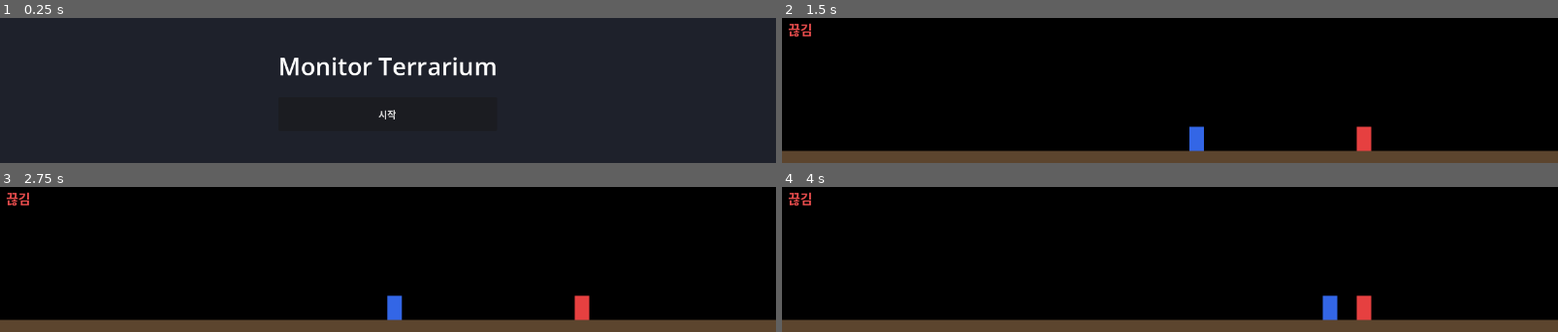
Above: before the commit, frames 1-4 (two rows, left to right).
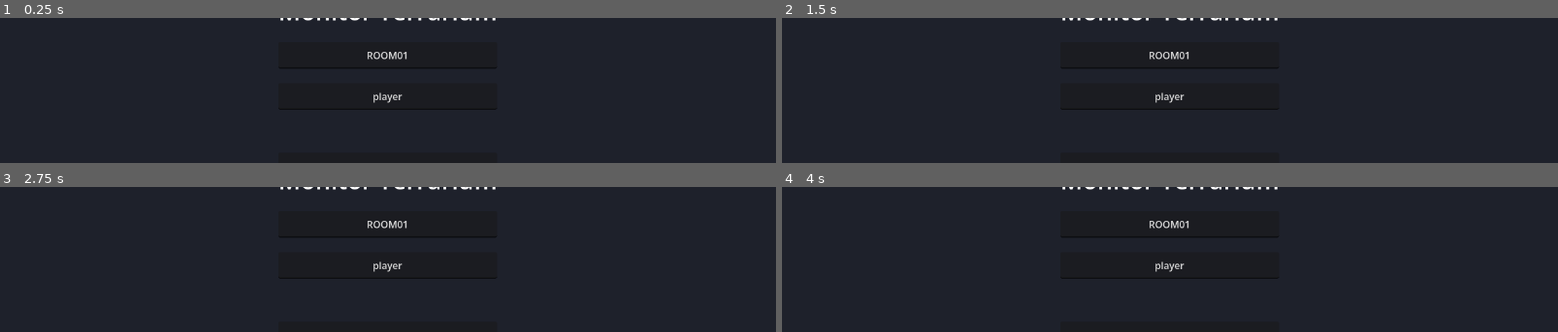
Above: after the commit, the same moments.

Repository: isjkms/Terrarium_Client
Game: Godot game, scene res://menu.tscn
Two runs of this game, one before a commit and one after it. Both use one fixed random seed, a clock stepped at 60 frames per second and the inputs below.
Inputs (mouse positions are in pixels of both pictures, inside the frame that each line leads up to):
- Up to frame 1 (0.25 s): no input
- Up to frame 2 (1.5 s): click (1170, 113) at 0.5 s, where only the run before the commit has a clickable "시작"; tap Enter at 1.25 s; hold Right (ui_right) from 1.28 s (still down); tap T at 1.35 s
- Up to frame 3 (2.75 s): release Right (ui_right) at 2.03 s; hold Left (ui_left) from 2.03 s (still down); tap T at 2.1 s
- Up to frame 4 (4 s): release Left (ui_left) at 2.78 s; hold Right (ui_right) from 2.78 s (still down); tap T at 2.85, 3.6 s

The runs differ from the first frame. In frame 1, 2.2% of the frame differs, in the area x 36-64%, y 0-70%; in frame 2, 99%, in the area x 0-100%, y 0-100%; in frame 3, 99%; in frame 4, 99%.

Commit message:
[CL-022][feat] room code/nickname 입력 UI
https://github.com/isjkms/Terrarium_Client/issues/21

Diff:
--- a/main.gd
+++ b/main.gd
@@ -34,10 +34,8 @@
 var move_dir := 0          # -1=왼, 0=정지, +1=오른
 var facing := "right"      # protocol.md move의 facing 필드
 
-## 서버 연결 (protocol.md). roomId/name은 P0 고정값 (룸/닉네임 UI는 P1).
+## 서버 연결 (protocol.md). roomId/name은 메뉴 입력값(Session) 사용 (CL-022).
 const WS_URL := "ws://13.209.96.232:8080/ws"
-const ROOM_ID := "ROOM01"
-const PLAYER_NAME := "player"
 var _ws := WebSocketPeer.new()
 var _ws_state := WebSocketPeer.STATE_CLOSED
 var _joined := false       # STATE_OPEN 첫 프레임 join 중복 전송 방지
@@ -152,7 +150,8 @@
 	if state == WebSocketPeer.STATE_OPEN:
 		if not _joined:
 			# STATE_OPEN 첫 프레임에 한 번만 전송 (protocol.md: 첫 메시지는 반드시 join)
-			_send({ "type": "join", "roomId": ROOM_ID, "name": PLAYER_NAME })
+			# CL-022: 메뉴에서 입력한 room/nickname 사용.
+			_send({ "type": "join", "roomId": Session.room_id, "name": Session.nickname })
 			_joined = true
 		while _ws.get_available_packet_count() > 0:
 			var msg = JSON.parse_string(_ws.get_packet().get_string_from_utf8())
@@ -181,6 +180,13 @@
 		"player_left":
 			remote_players.erase(msg["playerId"])
 			queue_redraw()
+		"error":
+			# CL-022: ROOM_FULL 등 서버 error 수신 시 메시지를 들고 메뉴로 복귀.
+			var code: String = msg.get("code", "ERROR")
+			var detail: String = msg.get("message", "")
+			Session.last_error = "%s: %s" % [code, detail] if detail != "" else code
+			print("[WS] error: ", Session.last_error)
+			get_tree().change_scene_to_file("res://menu.tscn")
 
 func _draw() -> void:
 	# floorY 아래쪽을 바닥 영역으로 채운다. 윗변(y=floor_y)이 캐릭터가 서는 기준선.
--- a/menu.gd
+++ b/menu.gd
@@ -4,8 +4,15 @@
 ## 앱 시작 시 이 씬이 먼저 뜨고, "시작"을 누르면 게임 오버레이 씬으로 전환한다.
 const MENU_SIZE := Vector2i(800, 500)
 
+@onready var _room_edit: LineEdit = $Center/VBox/RoomEdit
+@onready var _nick_edit: LineEdit = $Center/VBox/NickEdit
+@onready var _error_label: Label = $Center/VBox/ErrorLabel
+
 func _ready() -> void:
 	_configure_menu_window()
+	# CL-022: 게임 씬에서 join 실패로 되돌아온 경우 서버 error를 표시.
+	_error_label.text = Session.last_error
+	Session.last_error = ""
 
 func _configure_menu_window() -> void:
 	# 게임 오버레이용 창 플래그(투명/borderless/항상위)를 일반 창으로 되돌린다.
@@ -25,5 +32,11 @@
 	DisplayServer.window_set_position(pos)
 
 func _on_start_pressed() -> void:
-	# 게임 오버레이 씬으로 전환. 창 재설정은 main.gd가 담당한다.
+	# CL-022: 입력한 room/nickname을 공유 상태에 저장 후 게임 오버레이 씬으로 전환.
+	# roomId는 프로토콜상 영숫자 대문자라 대문자로 정규화. 빈 값은 기본값 유지.
+	var room := _room_edit.text.strip_edges().to_upper()
+	var nick := _nick_edit.text.strip_edges()
+	Session.room_id = room if room != "" else "ROOM01"
+	Session.nickname = nick if nick != "" else "player"
+	# 창 재설정은 main.gd가 담당한다.
 	get_tree().change_scene_to_file("res://main.tscn")
--- a/menu.tscn
+++ b/menu.tscn
@@ -32,6 +32,26 @@
 horizontal_alignment = 1
 theme_override_font_sizes/font_size = 40
 
+[node name="RoomEdit" type="LineEdit" parent="Center/VBox"]
+custom_minimum_size = Vector2(360, 44)
+layout_mode = 2
+text = "ROOM01"
+placeholder_text = "room code (6자리)"
+max_length = 6
+alignment = 1
+
+[node name="NickEdit" type="LineEdit" parent="Center/VBox"]
+custom_minimum_size = Vector2(360, 44)
+layout_mode = 2
+text = "player"
+placeholder_text = "nickname"
+alignment = 1
+
+[node name="ErrorLabel" type="Label" parent="Center/VBox"]
+layout_mode = 2
+horizontal_alignment = 1
+theme_override_colors/font_color = Color(0.9, 0.3, 0.3, 1)
+
 [node name="StartButton" type="Button" parent="Center/VBox"]
 custom_minimum_size = Vector2(220, 56)
 layout_mode = 2
--- /dev/null
+++ b/session.gd
@@ -0,0 +1,10 @@
+class_name Session
+extends RefCounted
+
+## CL-022: 메뉴에서 입력한 room/nickname을 게임 씬으로 전달하는 공유 상태.
+## 동일 창 씬 전환(CL-024) 구조라 인스턴스 없이 static으로 공유한다.
+static var room_id := "ROOM01"
+static var nickname := "player"
+
+## join 실패 등 서버 error를 메뉴로 되돌릴 때 전달 (CL-022). 메뉴가 표시 후 비운다.
+static var last_error := ""
